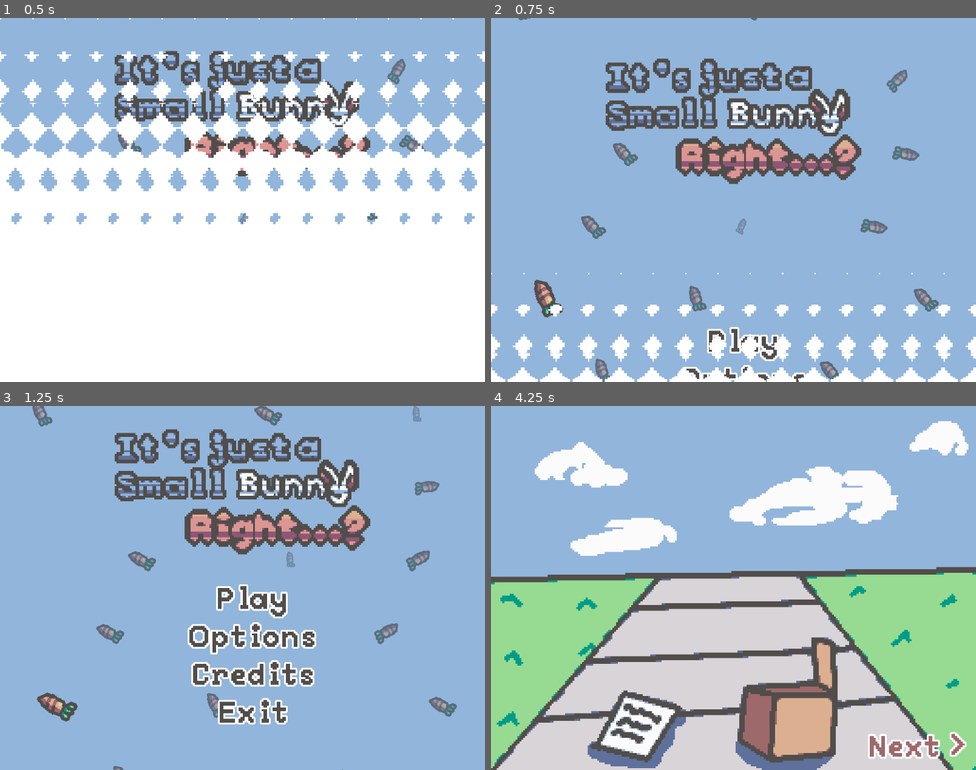
Above: before the commit, frames 1-4 (two rows, left to right).
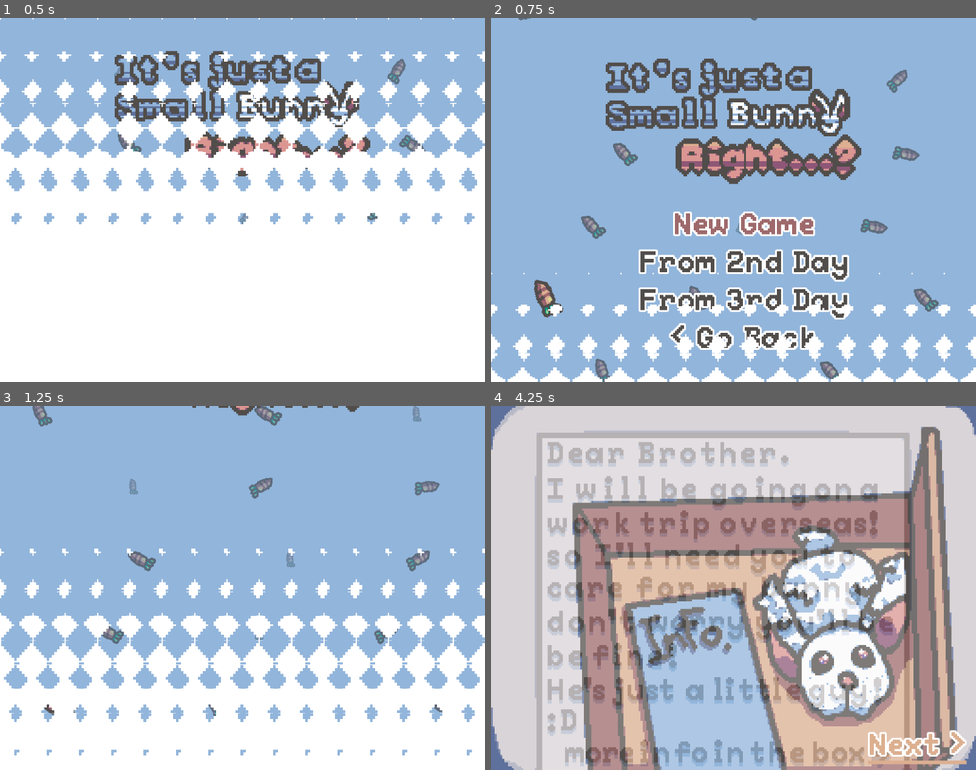
Above: after the commit, the same moments.

Repository: 0xRael/jame-gam-just-a-little-bunny
Game: Godot game, scene res://scenes/main_menu.tscn
Two runs of this game, one before a commit and one after it. Both use one fixed random seed, a clock stepped at 60 frames per second and the inputs below.
Inputs (mouse positions are in pixels of both pictures, inside the frame that each line leads up to):
- Up to frame 1 (0.5 s): no input
- Up to frame 2 (0.75 s): tap Enter (ui_accept) at 0.5 s; move the mouse to (840, 181) at 0.52 s; hold Right (ui_right) from 0.53 s (still down); hold 1 (minigame1) from 0.53 s (still down); click (840, 181) at 0.67 s
- Up to frame 3 (1.25 s): keep holding Right (ui_right); keep holding 1 (minigame1); tap Enter (ui_accept) at 0.77 s
- Up to frame 4 (4.25 s): release Right (ui_right) at 1.25 s; release 1 (minigame1) at 1.25 s; click (743, 602) at 1.25 s, where only the run before the commit has a clickable "Play"; click (743, 613) at 2 s, where only the run before the commit has a clickable "New Game"; click (917, 748) at 2.75 s, where only the run after the commit has a clickable "Next >"; click "Next >" at 3.5 s

Frame 1 is identical in both runs. In frame 2, 6.9% of the frame differs, in the area x 30-74%, y 53-100%; in frame 3, 44%; in frame 4, 97%, in the area x 0-100%, y 0-100%.

Commit message:
fix: Avoid crashes on day 4 and placeholder outro

Diff:
--- a/scenes/main.tscn
+++ b/scenes/main.tscn
@@ -1591,8 +1591,33 @@
 shader_parameter/height = 1.0
 shader_parameter/disable_pixel = false
 
-[sub_resource type="Animation" id="Animation_vc5cj"]
+[sub_resource type="Animation" id="Animation_2cjbq"]
 resource_name = "End"
+length = 0.5
+tracks/0/type = "value"
+tracks/0/imported = false
+tracks/0/enabled = true
+tracks/0/path = NodePath(".:material:shader_parameter/height")
+tracks/0/interp = 2
+tracks/0/loop_wrap = true
+tracks/0/keys = {
+"times": PackedFloat32Array(0, 0.5),
+"transitions": PackedFloat32Array(1, 1),
+"update": 0,
+"values": [-1.0, 1.0]
+}
+tracks/1/type = "value"
+tracks/1/imported = false
+tracks/1/enabled = true
+tracks/1/path = NodePath(".:visible")
+tracks/1/interp = 1
+tracks/1/loop_wrap = true
+tracks/1/keys = {
+"times": PackedFloat32Array(0),
+"transitions": PackedFloat32Array(1),
+"update": 1,
+"values": [true]
+}
 
 [sub_resource type="Animation" id="Animation_vchkt"]
 length = 0.001
@@ -1651,7 +1676,7 @@
 
 [sub_resource type="AnimationLibrary" id="AnimationLibrary_vc5cj"]
 _data = {
-&"End": SubResource("Animation_vc5cj"),
+&"End": SubResource("Animation_2cjbq"),
 &"RESET": SubResource("Animation_vchkt"),
 &"Start": SubResource("Animation_txyw0")
 }
@@ -2022,3 +2047,4 @@
 autoplay = &"Start"
 
 [connection signal="pressed" from="ViewContainer/GameOver/Exit" to="HUD" method="_on_exit_pressed"]
+[connection signal="animation_finished" from="DiamondTransition/AnimationPlayer" to="." method="_on_diamonds_animation_finished"]
--- /dev/null
+++ b/scenes/outro.tscn
@@ -0,0 +1,509 @@
+[gd_scene format=3 uid="uid://d1bpekmhe0rlu"]
+
+[ext_resource type="Theme" uid="uid://nmiqr8hipiy6" path="res://base_theme.tres" id="1_0b11s"]
+[ext_resource type="Script" uid="uid://4q8t88oufj6w" path="res://scripts/intro.gd" id="2_7nwcv"]
+[ext_resource type="Texture2D" uid="uid://bs40sj8nkc4id" path="res://images/intro/1.png" id="3_goj31"]
+[ext_resource type="Texture2D" uid="uid://d2tnhoo0dge3d" path="res://images/intro/2.png" id="4_27hq1"]
+[ext_resource type="Texture2D" uid="uid://bkpqbf0xl17tr" path="res://images/intro/3.png" id="5_p8q65"]
+[ext_resource type="AudioStream" uid="uid://1iy3prxlxiam" path="res://sounds/ambient/page.mp3" id="6_eq15a"]
+[ext_resource type="AudioStream" uid="uid://b5cfng3shp4x8" path="res://sounds/ambient/open-box.mp3" id="7_lsp6n"]
+[ext_resource type="Shader" uid="uid://bdfyudij10jra" path="res://shaders/diamond_transition.gdshader" id="8_ssjpb"]
+
+[sub_resource type="Animation" id="Animation_mkji7"]
+resource_name = "1"
+tracks/0/type = "value"
+tracks/0/imported = false
+tracks/0/enabled = true
+tracks/0/path = NodePath("1:visible")
+tracks/0/interp = 1
+tracks/0/loop_wrap = true
+tracks/0/keys = {
+"times": PackedFloat32Array(0),
+"transitions": PackedFloat32Array(1),
+"update": 1,
+"values": [true]
+}
+tracks/1/type = "value"
+tracks/1/imported = false
+tracks/1/enabled = true
+tracks/1/path = NodePath("2:visible")
+tracks/1/interp = 1
+tracks/1/loop_wrap = true
+tracks/1/keys = {
+"times": PackedFloat32Array(0),
+"transitions": PackedFloat32Array(1),
+"update": 1,
+"values": [false]
+}
+tracks/2/type = "value"
+tracks/2/imported = false
+tracks/2/enabled = true
+tracks/2/path = NodePath("3:visible")
+tracks/2/interp = 1
+tracks/2/loop_wrap = true
+tracks/2/keys = {
+"times": PackedFloat32Array(0),
+"transitions": PackedFloat32Array(1),
+"update": 1,
+"values": [false]
+}
+
+[sub_resource type="Animation" id="Animation_capyo"]
+resource_name = "2"
+tracks/0/type = "value"
+tracks/0/imported = false
+tracks/0/enabled = true
+tracks/0/path = NodePath("1:visible")
+tracks/0/interp = 1
+tracks/0/loop_wrap = true
+tracks/0/keys = {
+"times": PackedFloat32Array(0, 1),
+"transitions": PackedFloat32Array(1, 1),
+"update": 1,
+"values": [true, false]
+}
+tracks/1/type = "value"
+tracks/1/imported = false
+tracks/1/enabled = true
+tracks/1/path = NodePath("2:visible")
+tracks/1/interp = 1
+tracks/1/loop_wrap = true
+tracks/1/keys = {
+"times": PackedFloat32Array(0),
+"transitions": PackedFloat32Array(1),
+"update": 1,
+"values": [true]
+}
+tracks/2/type = "value"
+tracks/2/imported = false
+tracks/2/enabled = true
+tracks/2/path = NodePath("2:modulate")
+tracks/2/interp = 2
+tracks/2/loop_wrap = true
+tracks/2/keys = {
+"times": PackedFloat32Array(0, 1),
+"transitions": PackedFloat32Array(1, 1),
+"update": 0,
+"values": [Color(1, 1, 1, 0), Color(1, 1, 1, 1)]
+}
+tracks/3/type = "audio"
+tracks/3/imported = false
+tracks/3/enabled = true
+tracks/3/path = NodePath("SFX")
+tracks/3/interp = 1
+tracks/3/loop_wrap = true
+tracks/3/keys = {
+"clips": [{
+"end_offset": 0.0,
+"start_offset": 0.0,
+"stream": ExtResource("6_eq15a")
+}],
+"times": PackedFloat32Array(0)
+}
+tracks/3/use_blend = true
+
+[sub_resource type="Animation" id="Animation_r2s4q"]
+resource_name = "3"
+tracks/0/type = "value"
+tracks/0/imported = false
+tracks/0/enabled = true
+tracks/0/path = NodePath("1:visible")
+tracks/0/interp = 1
+tracks/0/loop_wrap = true
+tracks/0/keys = {
+"times": PackedFloat32Array(0),
+"transitions": PackedFloat32Array(1),
+"update": 1,
+"values": [false]
+}
+tracks/1/type = "value"
+tracks/1/imported = false
+tracks/1/enabled = true
+tracks/1/path = NodePath("2:visible")
+tracks/1/interp = 1
+tracks/1/loop_wrap = true
+tracks/1/keys = {
+"times": PackedFloat32Array(0, 1),
+"transitions": PackedFloat32Array(1, 1),
+"update": 1,
+"values": [true, false]
+}
+tracks/2/type = "value"
+tracks/2/imported = false
+tracks/2/enabled = true
+tracks/2/path = NodePath("2:modulate")
+tracks/2/interp = 1
+tracks/2/loop_wrap = true
+tracks/2/keys = {
+"times": PackedFloat32Array(0),
+"transitions": PackedFloat32Array(1),
+"update": 0,
+"values": [Color(1, 1, 1, 1)]
+}
+tracks/3/type = "value"
+tracks/3/imported = false
+tracks/3/enabled = true
+tracks/3/path = NodePath("3:visible")
+tracks/3/interp = 1
+tracks/3/loop_wrap = true
+tracks/3/keys = {
+"times": PackedFloat32Array(0),
+"transitions": PackedFloat32Array(1),
+"update": 1,
+"values": [true]
+}
+tracks/4/type = "value"
+tracks/4/imported = false
+tracks/4/enabled = true
+tracks/4/path = NodePath("3:modulate")
+tracks/4/interp = 2
+tracks/4/loop_wrap = true
+tracks/4/keys = {
+"times": PackedFloat32Array(0, 1),
+"transitions": PackedFloat32Array(1, 1),
+"update": 0,
+"values": [Color(1, 1, 1, 0), Color(1, 1, 1, 1)]
+}
+tracks/5/type = "audio"
+tracks/5/imported = false
+tracks/5/enabled = true
+tracks/5/path = NodePath("SFX")
+tracks/5/interp = 1
+tracks/5/loop_wrap = true
+tracks/5/keys = {
+"clips": [{
+"end_offset": 0.0,
+"start_offset": 0.0,
+"stream": ExtResource("7_lsp6n")
+}],
+"times": PackedFloat32Array(0)
+}
+tracks/5/use_blend = true
+
+[sub_resource type="Animation" id="Animation_gy60b"]
+resource_name = "End"
+tracks/0/type = "value"
+tracks/0/imported = false
+tracks/0/enabled = true
+tracks/0/path = NodePath("3:visible")
+tracks/0/interp = 1
+tracks/0/loop_wrap = true
+tracks/0/keys = {
+"times": PackedFloat32Array(0),
+"transitions": PackedFloat32Array(1),
+"update": 1,
+"values": [true]
+}
+tracks/1/type = "value"
+tracks/1/imported = false
+tracks/1/enabled = true
+tracks/1/path = NodePath("3:modulate")
+tracks/1/interp = 2
+tracks/1/loop_wrap = true
+tracks/1/keys = {
+"times": PackedFloat32Array(0),
+"transitions": PackedFloat32Array(1),
+"update": 0,
+"values": [Color(1, 1, 1, 1)]
+}
+tracks/2/type = "value"
+tracks/2/imported = false
+tracks/2/enabled = true
+tracks/2/path = NodePath("2:visible")
+tracks/2/interp = 1
+tracks/2/loop_wrap = true
+tracks/2/keys = {
+"times": PackedFloat32Array(0),
+"transitions": PackedFloat32Array(1),
+"update": 1,
+"values": [false]
+}
+tracks/3/type = "value"
+tracks/3/imported = false
+tracks/3/enabled = true
+tracks/3/path = NodePath("1:visible")
+tracks/3/interp = 1
+tracks/3/loop_wrap = true
+tracks/3/keys = {
+"times": PackedFloat32Array(0),
+"transitions": PackedFloat32Array(1),
+"update": 1,
+"values": [false]
+}
+tracks/4/type = "value"
+tracks/4/imported = false
+tracks/4/enabled = true
+tracks/4/path = NodePath("ColorRect:visible")
+tracks/4/interp = 1
+tracks/4/loop_wrap = true
+tracks/4/keys = {
+"times": PackedFloat32Array(0),
+"transitions": PackedFloat32Array(1),
+"update": 1,
+"values": [true]
+}
+tracks/5/type = "value"
+tracks/5/imported = false
+tracks/5/enabled = true
+tracks/5/path = NodePath("ColorRect:color")
+tracks/5/interp = 2
+tracks/5/loop_wrap = true
+tracks/5/keys = {
+"times": PackedFloat32Array(0, 1),
+"transitions": PackedFloat32Array(1, 1),
+"update": 0,
+"values": [Color(1, 1, 1, 0), Color(1, 1, 1, 1)]
+}
+
+[sub_resource type="Animation" id="Animation_b2a04"]
+length = 0.001
+tracks/0/type = "value"
+tracks/0/imported = false
+tracks/0/enabled = true
+tracks/0/path = NodePath("1:visible")
+tracks/0/interp = 1
+tracks/0/loop_wrap = true
+tracks/0/keys = {
+"times": PackedFloat32Array(0),
+"transitions": PackedFloat32Array(1),
+"update": 1,
+"values": [true]
+}
+tracks/1/type = "value"
+tracks/1/imported = false
+tracks/1/enabled = true
+tracks/1/path = NodePath("2:visible")
+tracks/1/interp = 1
+tracks/1/loop_wrap = true
+tracks/1/keys = {
+"times": PackedFloat32Array(0),
+"transitions": PackedFloat32Array(1),
+"update": 1,
+"values": [false]
+}
+tracks/2/type = "value"
+tracks/2/imported = false
+tracks/2/enabled = true
+tracks/2/path = NodePath("3:visible")
+tracks/2/interp = 1
+tracks/2/loop_wrap = true
+tracks/2/keys = {
+"times": PackedFloat32Array(0),
+"transitions": PackedFloat32Array(1),
+"update": 1,
+"values": [false]
+}
+tracks/3/type = "value"
+tracks/3/imported = false
+tracks/3/enabled = true
+tracks/3/path = NodePath("2:modulate")
+tracks/3/interp = 1
+tracks/3/loop_wrap = true
+tracks/3/keys = {
+"times": PackedFloat32Array(0),
+"transitions": PackedFloat32Array(1),
+"update": 0,
+"values": [Color(1, 1, 1, 0)]
+}
+tracks/4/type = "value"
+tracks/4/imported = false
+tracks/4/enabled = true
+tracks/4/path = NodePath("3:modulate")
+tracks/4/interp = 2
+tracks/4/loop_wrap = true
+tracks/4/keys = {
+"times": PackedFloat32Array(0),
+"transitions": PackedFloat32Array(1),
+"update": 0,
+"values": [Color(1, 1, 1, 0)]
+}
+tracks/5/type = "value"
+tracks/5/imported = false
+tracks/5/enabled = true
+tracks/5/path = NodePath("ColorRect:visible")
+tracks/5/interp = 1
+tracks/5/loop_wrap = true
+tracks/5/keys = {
+"times": PackedFloat32Array(0),
+"transitions": PackedFloat32Array(1),
+"update": 1,
+"values": [false]
+}
+tracks/6/type = "value"
+tracks/6/imported = false
+tracks/6/enabled = true
+tracks/6/path = NodePath("ColorRect:color")
+tracks/6/interp = 1
+tracks/6/loop_wrap = true
+tracks/6/keys = {
+"times": PackedFloat32Array(0),
+"transitions": PackedFloat32Array(1),
+"update": 0,
+"values": [Color(1, 1, 1, 0)]
+}
+
+[sub_resource type="AnimationLibrary" id="AnimationLibrary_r2s4q"]
+_data = {
+&"1": SubResource("Animation_mkji7"),
+&"2": SubResource("Animation_capyo"),
+&"3": SubResource("Animation_r2s4q"),
+&"End": SubResource("Animation_gy60b"),
+&"RESET": SubResource("Animation_b2a04")
+}
+
+[sub_resource type="ShaderMaterial" id="ShaderMaterial_capyo"]
+shader = ExtResource("8_ssjpb")
+shader_parameter/AspectRatio = 1.5
+shader_parameter/Diamonds = 10.0
+shader_parameter/pixel_size = 0.08
+shader_parameter/height = 1.0
+shader_parameter/disable_pixel = false
+
+[sub_resource type="Animation" id="Animation_vc5cj"]
+resource_name = "End"
+
+[sub_resource type="Animation" id="Animation_vchkt"]
+length = 0.001
+tracks/0/type = "value"
+tracks/0/imported = false
+tracks/0/enabled = true
+tracks/0/path = NodePath(".:material:shader_parameter/height")
+tracks/0/interp = 1
+tracks/0/loop_wrap = true
+tracks/0/keys = {
+"times": PackedFloat32Array(0),
+"transitions": PackedFloat32Array(1),
+"update": 0,
+"values": [1.0]
+}
+tracks/1/type = "value"
+tracks/1/imported = false
+tracks/1/enabled = true
+tracks/1/path = NodePath(".:visible")
+tracks/1/interp = 1
+tracks/1/loop_wrap = true
+tracks/1/keys = {
+"times": PackedFloat32Array(0),
+"transitions": PackedFloat32Array(1),
+"update": 1,
+"values": [false]
+}
+
+[sub_resource type="Animation" id="Animation_txyw0"]
+resource_name = "Start"
+length = 0.5
+tracks/0/type = "value"
+tracks/0/imported = false
+tracks/0/enabled = true
+tracks/0/path = NodePath(".:material:shader_parameter/height")
+tracks/0/interp = 2
+tracks/0/loop_wrap = true
+tracks/0/keys = {
+"times": PackedFloat32Array(0, 0.5),
+"transitions": PackedFloat32Array(1, 1),
+"update": 0,
+"values": [1.0, -1.0]
+}
+tracks/1/type = "value"
+tracks/1/imported = false
+tracks/1/enabled = true
+tracks/1/path = NodePath(".:visible")
+tracks/1/interp = 1
+tracks/1/loop_wrap = true
+tracks/1/keys = {
+"times": PackedFloat32Array(0, 0.5),
+"transitions": PackedFloat32Array(1, 1),
+"update": 1,
+"values": [true, false]
+}
+
+[sub_resource type="AnimationLibrary" id="AnimationLibrary_b2a04"]
+_data = {
+&"End": SubResource("Animation_vc5cj"),
+&"RESET": SubResource("Animation_vchkt"),
+&"Start": SubResource("Animation_txyw0")
+}
+
+[node name="Control" type="Control" unique_id=145725477]
+layout_mode = 3
+anchors_preset = 15
+anchor_right = 1.0
+anchor_bottom = 1.0
+grow_horizontal = 2
+grow_vertical = 2
+theme = ExtResource("1_0b11s")
+script = ExtResource("2_7nwcv")
+go_to = "res://scenes/main_menu.tscn"
+
+[node name="1" type="TextureRect" parent="." unique_id=612327903]
+layout_mode = 1
+anchors_preset = 15
+anchor_right = 1.0
+anchor_bottom = 1.0
+grow_horizontal = 2
+grow_vertical = 2
+texture = ExtResource("3_goj31")
+
+[node name="2" type="TextureRect" parent="." unique_id=114161911]
+visible = false
+modulate = Color(1, 1, 1, 0)
+layout_mode = 1
+anchors_preset = 15
+anchor_right = 1.0
+anchor_bottom = 1.0
+grow_horizontal = 2
+grow_vertical = 2
+texture = ExtResource("4_27hq1")
+
+[node name="3" type="TextureRect" parent="." unique_id=319587405]
+visible = false
+modulate = Color(1, 1, 1, 0)
+layout_mode = 1
+anchors_preset = 15
+anchor_right = 1.0
+anchor_bottom = 1.0
+grow_horizontal = 2
+grow_vertical = 2
+texture = ExtResource("5_p8q65")
+
+[node name="Button" type="Button" parent="." unique_id=1636641943]
+layout_mode = 0
+offset_left = 199.0
+offset_top = 173.0
+offset_right = 251.0
+offset_bottom = 189.0
+text = "Next >"
+
+[node name="ColorRect" type="ColorRect" parent="." unique_id=1021369929]
+visible = false
+layout_mode = 1
+anchors_preset = 15
+anchor_right = 1.0
+anchor_bottom = 1.0
+grow_horizontal = 2
+grow_vertical = 2
+color = Color(1, 1, 1, 0)
+
+[node name="AnimationPlayer" type="AnimationPlayer" parent="." unique_id=562854649]
+libraries/ = SubResource("AnimationLibrary_r2s4q")
+autoplay = &"1"
+
+[node name="DiamondTransition" type="ColorRect" parent="." unique_id=1778632641]
+visible = false
+material = SubResource("ShaderMaterial_capyo")
+layout_mode = 1
+anchors_preset = 15
+anchor_right = 1.0
+anchor_bottom = 1.0
+grow_horizontal = 2
+grow_vertical = 2
+
+[node name="AnimationPlayer" type="AnimationPlayer" parent="DiamondTransition" unique_id=1573971387]
+libraries/ = SubResource("AnimationLibrary_b2a04")
+autoplay = &"Start"
+
+[node name="SFX" type="AudioStreamPlayer" parent="." unique_id=959489194]
+bus = &"SFX"
+
+[connection signal="pressed" from="Button" to="." method="_on_button_pressed"]
+[connection signal="animation_finished" from="AnimationPlayer" to="." method="_on_animation_player_animation_finished"]
--- a/scripts/audio_manager.gd
+++ b/scripts/audio_manager.gd
@@ -62,6 +62,8 @@
 		trans_tween.kill()
 
 	stop()
+	if new_day >= len(THEMES):
+		return
 	stream = THEMES[new_day-1]
 	volume_linear = 0.0
 	play(0.0)
--- a/scripts/game_manager.gd
+++ b/scripts/game_manager.gd
@@ -39,6 +39,8 @@
 @onready var pantry_minigame : PantryMinigame = $ViewContainer/MinigameView
 @onready var sink_minigame : SinkMinigame = $ViewContainer/SinkMinigameView
 @onready var search_minigame : SearchMinigame = $ViewContainer/SearchMinigameView
+
+@onready var animation_transition : AnimationPlayer = $DiamondTransition/AnimationPlayer
 
 var can_use_pantry := true:
 	set(val):
@@ -153,6 +155,9 @@
 	print("Advanced to day: ", current_day)
 	check_day_mechanics()
 
+	if current_day > 3:
+		animation_transition.play("End")
+
 func check_day_mechanics() -> void:
 	if current_day >= 2:
 		# Enable thirst mechanics on day 2
@@ -196,3 +201,8 @@
 
 func unpause() -> void:
 	is_game_paused = false
+
+
+func _on_diamonds_animation_finished(anim_name: StringName) -> void:
+	if anim_name == "End":
+		get_tree().change_scene_to_file("res://scenes/outro.tscn")
--- a/scripts/hud.gd
+++ b/scripts/hud.gd
@@ -48,7 +48,7 @@
 
 func _on_day_changed(new_day: int) -> void:
 	day_just_started = true
-	current_note = MAX_NOTES[new_day-1] +1
+	current_note = MAX_NOTES[min(new_day-1, 3)] +1
 	_on_read_notes_pressed()
 	if new_day >= 2:
 		thirst_bar.show()
@@ -83,7 +83,7 @@
 
 func _on_next_note_pressed() -> void:
 	$Notes.get_child(current_note).hide()
-	if current_note == MAX_NOTES[game_manager.current_day]:
+	if current_note == MAX_NOTES[min(game_manager.current_day, 3)]:
 		_exit_notes()
 		return
 
--- a/scripts/intro.gd
+++ b/scripts/intro.gd
@@ -1,7 +1,8 @@
 extends Control
 
 var current_step := 1
-var finish_step := 3
+@export var finish_step := 3
+@export var go_to := "res://scenes/main.tscn"
 
 func _ready():
 	$Button.grab_focus()
@@ -20,7 +21,7 @@
 
 func _on_animation_player_animation_finished(anim_name: StringName) -> void:
 	if anim_name == "End":
-		get_tree().change_scene_to_file("res://scenes/main.tscn")
+		get_tree().change_scene_to_file(go_to)
 
 
 func _on_button_pressed() -> void:
--- a/scripts/title_screen/main_menu.gd
+++ b/scripts/title_screen/main_menu.gd
@@ -2,7 +2,7 @@
 
 @onready var animation_player = $AnimationPlayer
 
-func _on_ready() -> void:
+func _ready() -> void:
 	await get_tree().create_timer(0.3).timeout
 	$MainButtons/Play.grab_focus()
 
